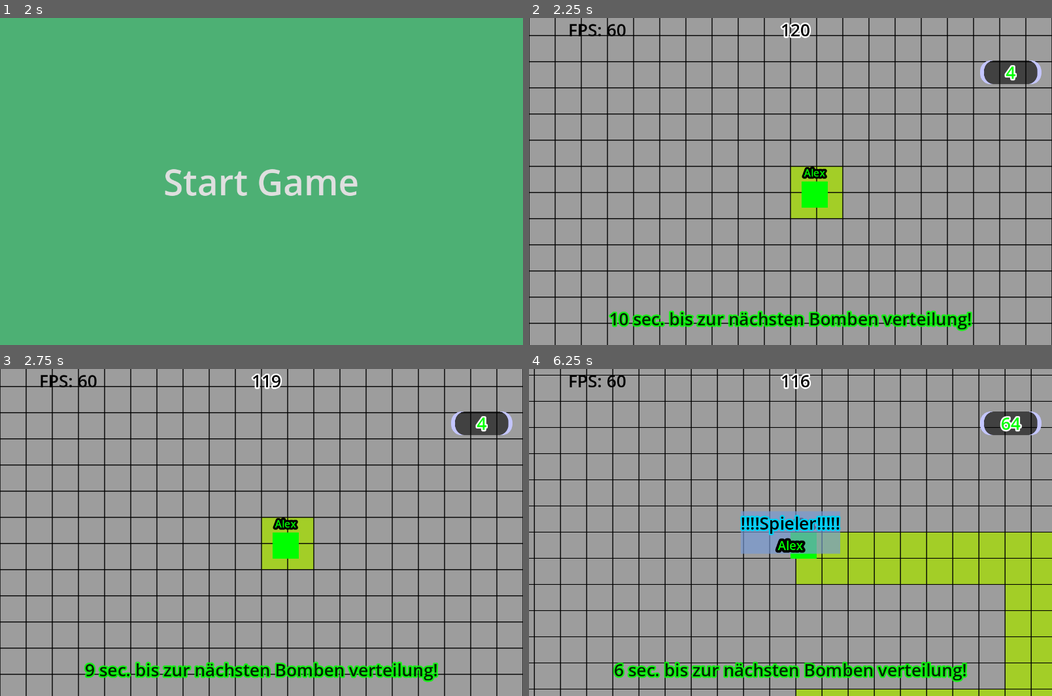
Above: before the commit, frames 1-4 (two rows, left to right).
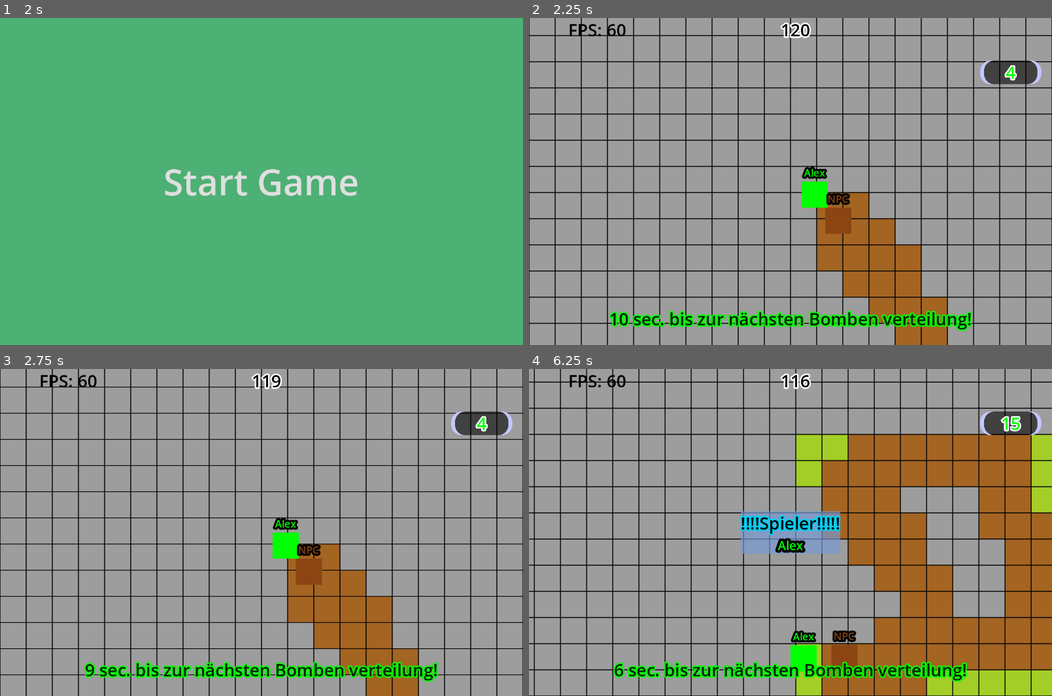
Above: after the commit, the same moments.

Repository: NIK-98/Paint_The_Ground
Game: Godot game, scene res://sceens/level.tscn
Same seed, same stepped clock (60 frames per second), same inputs: the game is played once before the commit and once after it. This scene is started directly instead of the project's main scene.
Inputs (mouse positions are in pixels of both pictures, inside the frame that each line leads up to):
- Up to frame 1 (2 s): click (261, 31) at 0.52 s; type "Alex" at 0.6 s; click "Bestätiegen" at 1.25 s
- Up to frame 2 (2.25 s): click "Start Game" at 2 s
- Up to frame 3 (2.75 s): no input
- Up to frame 4 (6.25 s): move the mouse to (905, 516) at 2.77 s; hold D (right) 2.78-3.53 s; hold Tab (Info) 2.78-3.53 s; click (905, 516) at 2.92 s; move the mouse to (685, 548) at 3.52 s; hold S (down) 3.53-4.28 s; tap Tab (Info) at 3.6, 5.1 s; move the mouse to (842, 460) at 4.27 s; hold D (right) 4.28-5.03 s; hold Tab (Info) 4.28-5.03 s; tap Enter at 5 s; move the mouse to (764, 597) at 5.02 s; hold W (up) 5.03-5.78 s; click (764, 597) at 5.17 s; move the mouse to (947, 581) at 5.77 s; hold A (left) from 5.78 s (still down); hold Tab (Info) from 5.78 s (still down)

Frame 1 is identical in both runs. In frame 2, 6.8% of the frame differs, in the area x 50-80%, y 45-100%; in frame 3, 13%; in frame 4, 35%, in the area x 0-100%, y 1-100%.
Error before the commit: Attempt to call function 'get_node' in base 'null instance' on a null instance. (res://scripts/level.gd:183)
Error after the commit: Attempt to call function 'get_node' in base 'null instance' on a null instance. (res://scripts/level.gd:190)

Commit message:
gegner für ein spieler hinyugefügt nur noch nicht optimiert

Diff:
--- a/sceens/floor.tscn
+++ b/sceens/floor.tscn
@@ -8,6 +8,7 @@
 [ext_resource type="Texture2D" uid="uid://d30lnynty3ch8" path="res://assets/ground/ground_light_blue.png" id="5_glr42"]
 [ext_resource type="Texture2D" uid="uid://csr6aotfq45ee" path="res://assets/ground/ground_violet.png" id="6_p585f"]
 [ext_resource type="Texture2D" uid="uid://csprtcrt63mm3" path="res://assets/ground/ground_yellow.png" id="7_6oai7"]
+[ext_resource type="Texture2D" uid="uid://b1qqjf573lna5" path="res://assets/ground/ground_npc1.png" id="8_rv1no"]
 
 [sub_resource type="TileSetAtlasSource" id="TileSetAtlasSource_wfxpn"]
 texture = ExtResource("1_j74ic")
@@ -44,6 +45,11 @@
 texture_region_size = Vector2i(64, 64)
 0:0/0 = 0
 
+[sub_resource type="TileSetAtlasSource" id="TileSetAtlasSource_8sgj5"]
+texture = ExtResource("8_rv1no")
+texture_region_size = Vector2i(64, 64)
+0:0/0 = 0
+
 [sub_resource type="TileSet" id="TileSet_6pxfk"]
 tile_size = Vector2i(64, 64)
 physics_layer_0/collision_layer = 1
@@ -54,6 +60,7 @@
 sources/4 = SubResource("TileSetAtlasSource_wrqoe")
 sources/5 = SubResource("TileSetAtlasSource_jh5d0")
 sources/6 = SubResource("TileSetAtlasSource_1s3c3")
+sources/7 = SubResource("TileSetAtlasSource_8sgj5")
 
 [node name="floor" type="TileMapLayer"]
 use_parent_material = true
--- a/sceens/level.tscn
+++ b/sceens/level.tscn
@@ -58,6 +58,7 @@
 
 [sub_resource type="SystemFont" id="SystemFont_8psfh"]
 font_names = PackedStringArray("Berlin Sans FB")
+subpixel_positioning = 0
 
 [sub_resource type="StyleBoxFlat" id="StyleBoxFlat_m6jnd"]
 bg_color = Color(0, 0.670588, 0.780392, 0.784314)
@@ -79,6 +80,7 @@
 
 [sub_resource type="SystemFont" id="SystemFont_8s71y"]
 font_names = PackedStringArray("Cooper")
+subpixel_positioning = 0
 
 [sub_resource type="StyleBoxFlat" id="StyleBoxFlat_57cek"]
 content_margin_left = 30.0
@@ -197,7 +199,7 @@
 [node name="Players" type="Node" parent="."]
 
 [node name="MultiplayerSpawner" type="MultiplayerSpawner" parent="."]
-_spawnable_scenes = PackedStringArray("res://sceens/player.tscn")
+_spawnable_scenes = PackedStringArray("res://sceens/player.tscn", "res://sceens/npc.tscn")
 spawn_path = NodePath("../Players")
 
 [node name="Werten" type="CanvasLayer" parent="."]
@@ -296,7 +298,7 @@
 texture = ExtResource("15_qppgb")
 
 [node name="CenterContainer" type="CenterContainer" parent="loby"]
-anchors_preset = -1
+anchors_preset = 5
 anchor_left = 0.5
 anchor_right = 0.5
 offset_left = -261.0
--- /dev/null
+++ b/sceens/npc.tscn
@@ -0,0 +1,124 @@
+[gd_scene load_steps=5 format=3 uid="uid://c18npvb2udrey"]
+
+[ext_resource type="Script" path="res://scripts/npc.gd" id="1_85ml5"]
+
+[sub_resource type="RectangleShape2D" id="RectangleShape2D_teehr"]
+size = Vector2(64, 64)
+
+[sub_resource type="RectangleShape2D" id="RectangleShape2D_p0g61"]
+size = Vector2(65, 64)
+
+[sub_resource type="SceneReplicationConfig" id="SceneReplicationConfig_y5w6s"]
+properties/0/path = NodePath(".:position")
+properties/0/spawn = true
+properties/0/replication_mode = 1
+properties/1/path = NodePath(".:velocity")
+properties/1/spawn = true
+properties/1/replication_mode = 1
+properties/2/path = NodePath("Color:color")
+properties/2/spawn = true
+properties/2/replication_mode = 1
+properties/3/path = NodePath("Name:text")
+properties/3/spawn = true
+properties/3/replication_mode = 1
+properties/4/path = NodePath("Name:theme_override_colors/font_color")
+properties/4/spawn = true
+properties/4/replication_mode = 1
+properties/5/path = NodePath(".:paint_radius")
+properties/5/spawn = true
+properties/5/replication_mode = 1
+
+[node name="NPC" type="CharacterBody2D"]
+script = ExtResource("1_85ml5")
+
+[node name="Name" type="Label" parent="."]
+offset_left = -23.0
+offset_top = -42.0
+offset_right = 87.0
+theme_override_colors/font_outline_color = Color(0, 0, 0, 1)
+theme_override_constants/outline_size = 20
+theme_override_font_sizes/font_size = 25
+text = "NPC"
+horizontal_alignment = 1
+vertical_alignment = 1
+autowrap_mode = 2
+
+[node name="Color" type="ColorRect" parent="."]
+offset_right = 64.0
+offset_bottom = 64.0
+metadata/_edit_use_anchors_ = true
+
+[node name="CollisionShape2D" type="CollisionShape2D" parent="."]
+position = Vector2(32, 32)
+shape = SubResource("RectangleShape2D_teehr")
+
+[node name="Area2D" type="Area2D" parent="."]
+
+[node name="CollisionShape2D" type="CollisionShape2D" parent="Area2D"]
+position = Vector2(31, 32)
+shape = SubResource("RectangleShape2D_p0g61")
+
+[node name="ServerSynchronizer" type="MultiplayerSynchronizer" parent="."]
+replication_config = SubResource("SceneReplicationConfig_y5w6s")
+
+[node name="CanvasLayer" type="CanvasLayer" parent="."]
+layer = 4
+
+[node name="Winner" type="ColorRect" parent="CanvasLayer"]
+visible = false
+offset_right = 1280.0
+offset_bottom = 800.0
+color = Color(1, 0.807843, 0, 1)
+
+[node name="Label" type="Label" parent="CanvasLayer/Winner"]
+layout_mode = 2
+offset_left = 120.0
+offset_top = 256.0
+offset_right = 1161.0
+offset_bottom = 529.0
+theme_override_colors/font_color = Color(0, 0, 0, 1)
+theme_override_font_sizes/font_size = 145
+text = "Gewonnen"
+horizontal_alignment = 1
+vertical_alignment = 1
+
+[node name="Info" type="Label" parent="CanvasLayer/Winner"]
+layout_mode = 0
+offset_left = 184.0
+offset_top = 640.0
+offset_right = 1097.0
+offset_bottom = 771.0
+theme_override_colors/font_color = Color(1, 0, 0, 1)
+theme_override_font_sizes/font_size = 46
+text = "Drücke die Exit Taste zum verlassen oder
+warte auf wertung!"
+
+[node name="Los" type="ColorRect" parent="CanvasLayer"]
+visible = false
+offset_right = 1280.0
+offset_bottom = 800.0
+color = Color(1, 0.807843, 0, 1)
+
+[node name="Label" type="Label" parent="CanvasLayer/Los"]
+layout_mode = 2
+offset_left = 160.0
+offset_top = 256.0
+offset_right = 1118.0
+offset_bottom = 529.0
+theme_override_colors/font_color = Color(0, 0, 0, 1)
+theme_override_font_sizes/font_size = 145
+text = "Verloren
+"
+horizontal_alignment = 1
+vertical_alignment = 1
+
+[node name="Info" type="Label" parent="CanvasLayer/Los"]
+layout_mode = 0
+offset_left = 184.0
+offset_top = 640.0
+offset_right = 1097.0
+offset_bottom = 771.0
+theme_override_colors/font_color = Color(1, 0, 0, 1)
+theme_override_font_sizes/font_size = 46
+text = "Drücke die Exit Taste zum verlassen oder
+warte auf wertung!"
--- a/scripts/level.gd
+++ b/scripts/level.gd
@@ -10,6 +10,7 @@
 @export var name_label: PackedScene
 @onready var map = get_node("floor")
 @onready var bombe = preload("res://sceens/bombe.tscn")
+@onready var npc = preload("res://sceens/npc.tscn")
 @onready var Bomben = get_node("Bomben")
 @export var starting = false
 @export var playerlist = []
@@ -128,6 +129,12 @@
 		new_bombe.name = "bombe"
 		new_bombe.position = Vector2(randi_range(bomb_spawn_genzen,Global.Spielfeld_Size.x-bomb_spawn_genzen),randi_range(bomb_spawn_genzen,Global.Spielfeld_Size.y-bomb_spawn_genzen))
 		Bomben.add_child(new_bombe, true)
+
+
+func spawn_npc():
+	var new_npc = npc.instantiate()
+	new_npc.name = "npc"
+	get_node("Players").add_child(new_npc, true)
 
 
 func add_score(id: int):
--- a/scripts/loby.gd
+++ b/scripts/loby.gd
@@ -257,6 +257,8 @@
 		get_parent().get_node("CanvasLayer/Start").visible = true
 		get_parent().add_text_tap.rpc(multiplayer.get_unique_id(), $CenterContainer/VBoxContainer/name_input.text)
 		namen_text_update.rpc(multiplayer.get_unique_id(), $CenterContainer/VBoxContainer/name_input.text)
+	if player_conect_count == 1 and count_players_wait == 1:
+		get_parent().spawn_npc()
 
 
 
--- /dev/null
+++ b/scripts/npc.gd
@@ -0,0 +1,102 @@
+extends CharacterBody2D
+
+@onready var map = get_parent().get_parent().get_node("floor")
+@onready var level = get_parent().get_parent()
+
+
+const SPEED = 10
+var score = 0
+var last_score = score
+var color_cell = 0
+var loaded = false
+var npc_spawn_grenze = 200
+var Gametriggerstart = false
+var ende = false
+@export var paint_radius = 2
+
+# Called when the node enters the scene tree for the first time.
+func _ready():
+	color_change()
+	position = Vector2(randi_range(npc_spawn_grenze,Global.Spielfeld_Size.x-npc_spawn_grenze-$Color.size.x),randi_range(npc_spawn_grenze,Global.Spielfeld_Size.y-npc_spawn_grenze-$Color.size.y))
+
+func _physics_process(delta):
+	if not loaded:
+		loaded = true
+		paint.rpc()
+		score_counter.rpc()
+
+	if not get_parent().get_parent().get_node("CanvasLayer/Start").visible and get_parent().get_parent().starting:
+		if not Gametriggerstart:
+			Gametriggerstart = true
+			map.reset_floor()
+			paint.rpc()
+			score_counter.rpc()
+			Check_Time_Visible.rpc()
+			level.get_node("Timer").start()
+			level.get_node("Timerbomb").start()
+		if level.get_node("CanvasLayer/Time").visible and not level.Time_out:
+			paint.rpc()
+			score_counter.rpc()
+			velocity = move()*SPEED*delta
+			move_and_collide(velocity)
+		elif level.Time_out and not ende:
+			ende = true
+			if name.to_int() == multiplayer.get_unique_id():
+				for i in level.get_node("Werten/PanelContainer/Wertung").get_children():
+					if i.text.to_int() > level.get_node("Werten/PanelContainer/Wertung").get_node(str(name)).text.to_int():
+						get_node("CanvasLayer/Los").visible = true
+						break
+				if not get_node("CanvasLayer/Los").visible:
+					get_node("CanvasLayer/Winner").visible = true
+			level.get_node("Timerende").start()
+
+func color_change():
+	for i in range(len(get_parent().get_children())):
+		if get_parent().get_node(str(name)) != null and i == 0:
+			color_cell = 7
+			get_node("Color").set_color(Color.SADDLE_BROWN)
+			get_node("Name").set("theme_override_colors/font_color",Color.SADDLE_BROWN)
+			get_node("CanvasLayer/Winner").set_color(Color.SADDLE_BROWN)
+			get_node("CanvasLayer/Los").set_color(Color.SADDLE_BROWN)
+
+func change_paint_rad():
+	var radius_varscheinlichkeit = [2,2,2,2,2,4] #1/6 chance auf grösseren radius
+	paint_radius = radius_varscheinlichkeit.pick_random()
+
+
+@rpc("any_peer","call_local")
+func paint():
+	var tile_position = map.local_to_map(position)
+	for x in range(paint_radius):
+		for y in range(paint_radius):
+			var pos = Vector2i(x,y) + tile_position
+			if map.get_cell_source_id(pos) != -1:
+				map.set_cell(pos,color_cell,Vector2i(0,0),0)
+
+
+@rpc("any_peer","call_local")
+func score_counter():
+	last_score = score
+	score = len(map.get_used_cells_by_id(color_cell))
+	if level.get_node("Werten/PanelContainer/Wertung").get_child_count() > 0 and last_score != score:
+		if not level.get_node("Werten/PanelContainer/Wertung").has_node(str(name)):
+			return
+		level.get_node("Werten/PanelContainer/Wertung").get_node(str(name)).wertung.rpc(name.to_int())
+
+
+@rpc("any_peer","call_local")
+func Check_Time_Visible():
+	for i in level.get_node("CanvasLayer").get_children():
+		if i.is_in_group("time"):
+			if not i.visible:
+				i.visible = true
+
+
+func move():
+	var entfernung = abs(get_parent().get_child(0).position - position).length()
+	var direction = get_parent().get_child(0).position - position
+	direction.normalized()
+	if entfernung <= 1000:
+		return direction
+	else:
+		return Vector2(0,0)
Binary file added: assets/ground/ground_npc1.png
Not shown, added: assets/ground/ground_npc1.png.import
Not shown: 1 places in sceens/floor.tscn that only renumber resources
Not shown, added: assets/ground/ground_npc1.pyxel
